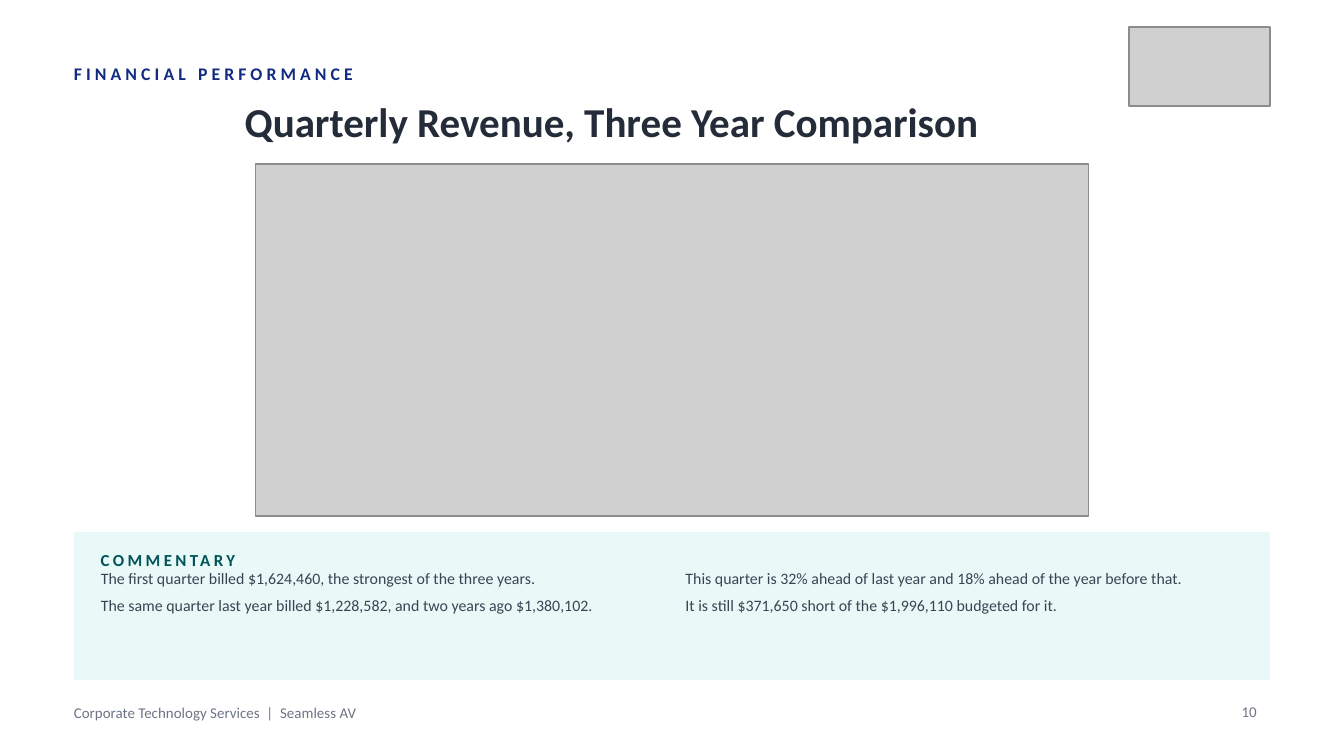
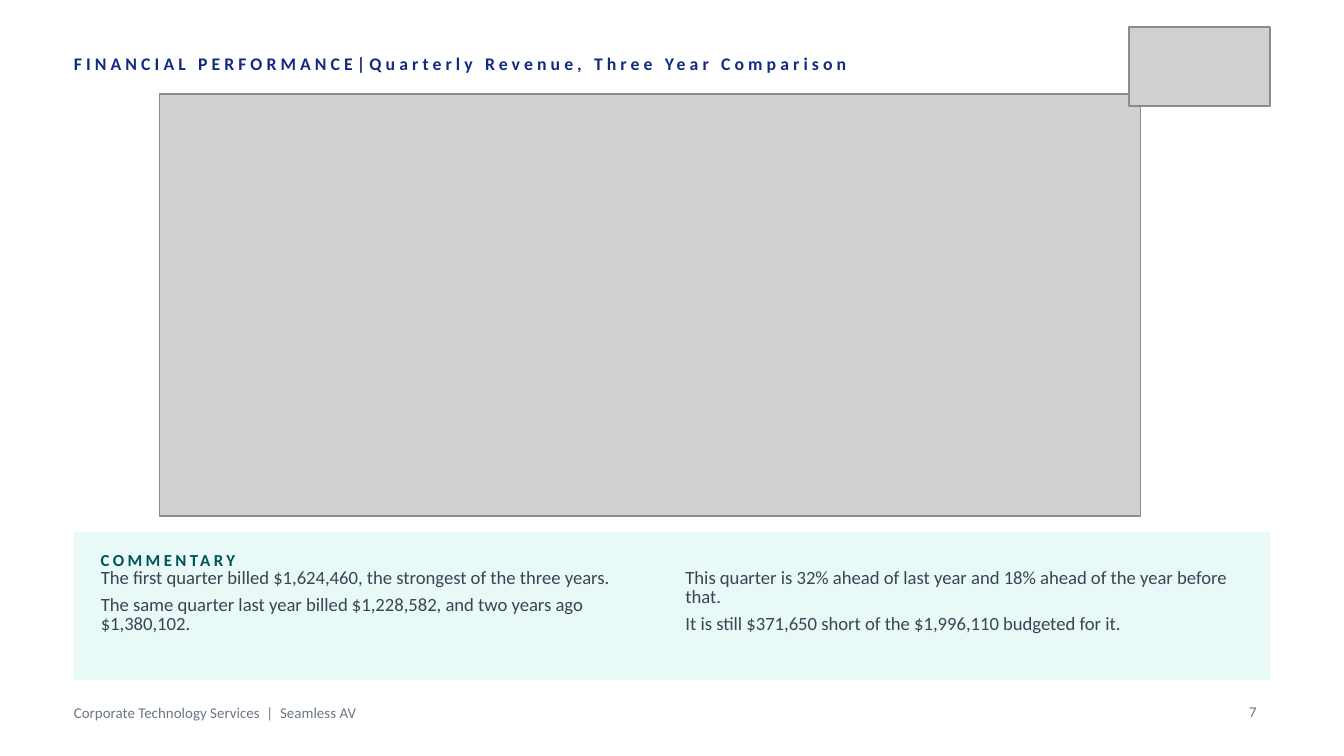
Before and after one commit to WesleyNelson-O33/Claude, a slide deck: slide 7 of deck/CTS Quarterly Business Review - Q1 FY2027.pptx (slide 10 before the commit). Drawn at 1344x756 pixels with LibreOffice and Linux fonts; fonts in the diff are those of the drawing; grey boxes stand for pictures. Boxes give left, top, right and bottom in pixels: in the first picture for what was removed or moved away, otherwise in the second. Text is boxed around its words. In the diff, an @@ line names an element or a change of style, - is before the commit and + after.

```diff
--- a/deck/CTS Quarterly Business Review - Q1 FY2027.pptx
+++ b/deck/CTS Quarterly Business Review - Q1 FY2027.pptx
@@ text at bbox=[74, 68, 353, 80]: text changed @@
-FINANCIAL PERFORMANCE
+FINANCIAL PERFORMANCE|Quarterly Revenue, Three Year Comparison
@@ picture: place and size @@
-picture at bbox=[255, 164, 1089, 516]
+picture at bbox=[160, 94, 1141, 516]
@@ text removed at bbox=[245, 108, 978, 144] @@
-Quarterly Revenue, Three Year Comparison
@@ text "The first quarter billed $1,624,460, ..." at bbox=[101, 571, 610, 632]: size 8.5 to 10 pt @@
@@ text "This quarter is 32% ahead ..." at bbox=[685, 571, 1226, 633]: size 8.5 to 10 pt @@
@@ page number at bbox=[1249, 707, 1257, 717]: text changed @@
-10
+7
```
Also in this commit, not shown: 23 other slides changed, 3 slides added, 26 slides removed, 8 other files.
